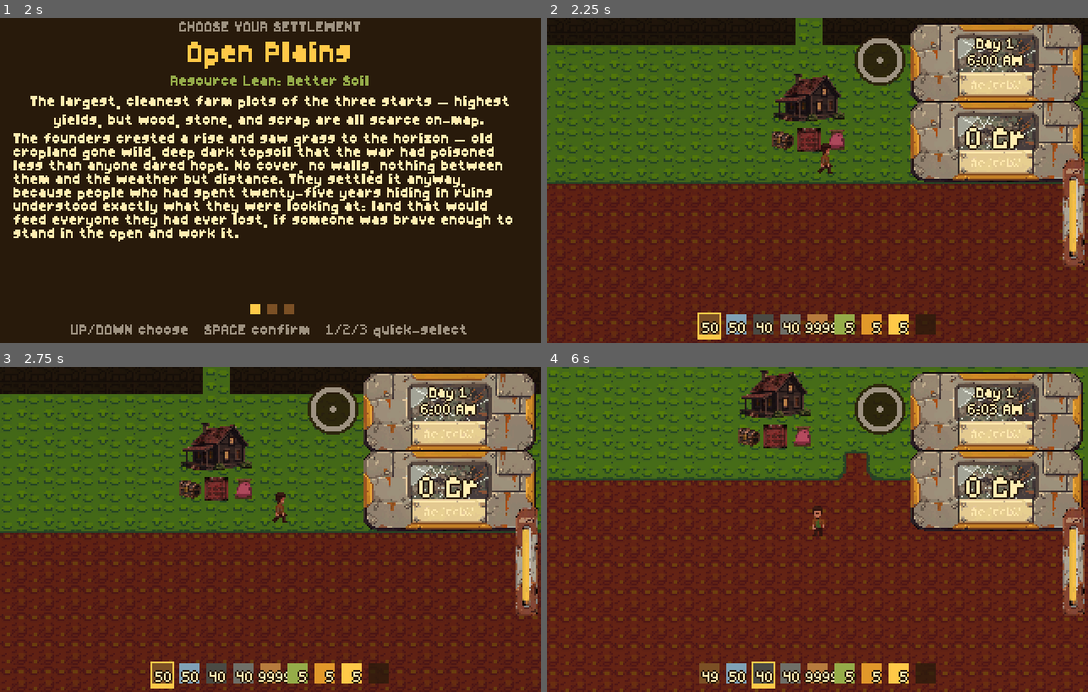
Above: before the commit, frames 1-4 (two rows, left to right).
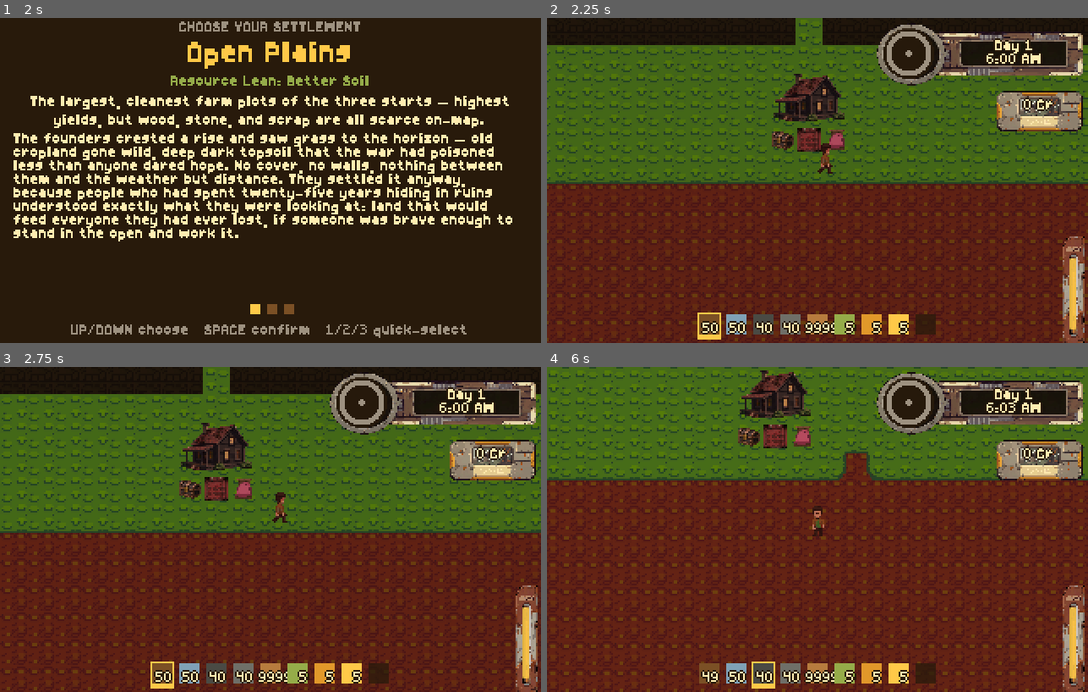
Above: after the commit, the same moments.

Repository: Sarvesh2304/wasteland-harvest
Game: Godot game, scene res://scenes/title_screen.tscn
Same seed, same stepped clock (60 frames per second), same inputs: the game is played once before the commit and once after it.
Inputs (mouse positions are in pixels of both pictures, inside the frame that each line leads up to):
- Up to frame 1 (2 s): tap Enter at 0.5 s; move the mouse to (389, 164) at 0.52 s; hold D (move_right) 0.53-1.25 s; hold Q (build_cycle) 0.53-1.25 s; click (389, 164) at 0.67 s; tap Space (use_tool) at 1.25 s; drag from (162, 196) to (243, 245) at 1.27 s
- Up to frame 2 (2.25 s): tap Enter at 2 s; move the mouse to (871, 109) at 2.02 s; hold D (move_right) from 2.03 s (still down); hold 1 (hotbar_slot_1) from 2.03 s (still down); click (871, 109) at 2.17 s
- Up to frame 3 (2.75 s): keep holding D (move_right); keep holding 1 (hotbar_slot_1)
- Up to frame 4 (6 s): release D (move_right) at 2.75 s; release 1 (hotbar_slot_1) at 2.75 s; drag from (790, 594) to (655, 480) at 2.77 s; tap Space (use_tool) at 3.5 s; move the mouse to (979, 578) at 3.52 s; hold A (move_left) 3.53-4.25 s; hold 3 (hotbar_slot_3) 3.53-4.25 s; click (979, 578) at 3.67 s; drag from (655, 480) to (736, 448) at 4.27 s; tap Enter at 5 s; move the mouse to (844, 529) at 5.02 s; hold S (move_down) 5.03-5.75 s; hold Q (build_cycle) 5.03-5.75 s; click (844, 529) at 5.17 s; drag from (736, 448) to (709, 545) at 5.77 s

Frame 1 is identical in both runs. In frame 2, 17% of the frame differs, in the area x 56-100%, y 2-100%; in frame 3, 17%; in frame 4, 17%, in the area x 56-100%, y 1-100%.

Commit message:
Fuse HUD day sign + dial into one graphic, relocate energy bar near hotbar
Matches the real Stardew Valley HUD Sarvesh referenced: one welded
dial+signpost widget instead of a separate plaque and standalone dial,
a visibly smaller matching credits sign below it, and the energy bar
moved out of the top-right column to sit near the hotbar at the
bottom of the screen. No weather/season slots on the new sign since
neither system exists in DayManager yet.

Co-Authored-By: Claude Sonnet 5 <noreply@anthropic.com>

Diff:
--- a/scenes/hud.tscn
+++ b/scenes/hud.tscn
@@ -2,6 +2,7 @@
 
 [ext_resource type="Script" uid="uid://b12pixu32q355" path="res://scripts/hud.gd" id="1_script"]
 [ext_resource type="Texture2D" uid="uid://dv417hi35hixd" path="res://art/ui/hud_plaque.png" id="2_plaque"]
+[ext_resource type="Texture2D" uid="uid://bi4h5ei0dmf3e" path="res://art/ui/hud_day_sign.png" id="5_daysign"]
 [ext_resource type="Texture2D" uid="uid://ba3levq4ypbix" path="res://art/ui/energy_bar_frame.png" id="3_barframe"]
 [ext_resource type="Script" path="res://scripts/day_dial.gd" id="4_daydial"]
 
@@ -26,30 +27,30 @@
 grow_vertical = 2
 mouse_filter = 2
 
-[node name="ClockPanel" type="TextureRect" parent="Root" unique_id=846710134]
+[node name="DaySign" type="TextureRect" parent="Root" unique_id=846710134]
 layout_mode = 1
 anchors_preset = 1
 anchor_left = 1.0
 anchor_right = 1.0
-offset_left = -105.0
+offset_left = -125.0
 offset_top = 3.0
 offset_right = -3.0
-offset_bottom = 46.0
+offset_bottom = 40.0
 grow_horizontal = 0
 mouse_filter = 2
-texture = ExtResource("2_plaque")
+texture = ExtResource("5_daysign")
 stretch_mode = 3
 
-[node name="DayLabel" type="Label" parent="Root/ClockPanel" unique_id=1473986878]
-unique_name_in_owner = true
-layout_mode = 1
-anchors_preset = 15
-anchor_right = 1.0
-anchor_bottom = 1.0
-offset_left = 24.0
-offset_top = 5.0
-offset_right = -24.0
-offset_bottom = -27.0
+[node name="DayLabel" type="Label" parent="Root/DaySign" unique_id=1473986878]
+unique_name_in_owner = true
+layout_mode = 1
+anchors_preset = 15
+anchor_right = 1.0
+anchor_bottom = 1.0
+offset_left = 51.0
+offset_top = 10.0
+offset_right = -10.0
+offset_bottom = -19.0
 grow_horizontal = 2
 grow_vertical = 2
 theme_override_colors/font_color = Color(1, 0.929412, 0.694118, 1)
@@ -59,16 +60,16 @@
 horizontal_alignment = 1
 vertical_alignment = 1
 
-[node name="ClockLabel" type="Label" parent="Root/ClockPanel" unique_id=288122361]
-unique_name_in_owner = true
-layout_mode = 1
-anchors_preset = 15
-anchor_right = 1.0
-anchor_bottom = 1.0
-offset_left = 24.0
-offset_top = 15.0
-offset_right = -24.0
-offset_bottom = -17.0
+[node name="ClockLabel" type="Label" parent="Root/DaySign" unique_id=288122361]
+unique_name_in_owner = true
+layout_mode = 1
+anchors_preset = 15
+anchor_right = 1.0
+anchor_bottom = 1.0
+offset_left = 51.0
+offset_top = 18.0
+offset_right = -10.0
+offset_bottom = -11.0
 grow_horizontal = 2
 grow_vertical = 2
 theme_override_colors/font_color = Color(1, 0.929412, 0.694118, 1)
@@ -78,19 +79,30 @@
 horizontal_alignment = 1
 vertical_alignment = 1
 
+[node name="DayDial" type="Control" parent="Root/DaySign" unique_id=846710136]
+unique_name_in_owner = true
+layout_mode = 1
+anchors_preset = 0
+offset_left = 4.0
+offset_top = 3.0
+offset_right = 34.0
+offset_bottom = 33.0
+mouse_filter = 2
+script = ExtResource("4_daydial")
+
 [node name="CreditsPlaque" type="TextureRect" parent="Root" unique_id=846710135]
 layout_mode = 1
 anchors_preset = 1
 anchor_left = 1.0
 anchor_right = 1.0
-offset_left = -89.0
-offset_top = 49.0
+offset_left = -54.0
+offset_top = 43.0
 offset_right = -3.0
-offset_bottom = 83.0
+offset_bottom = 67.0
 grow_horizontal = 0
 mouse_filter = 2
 texture = ExtResource("2_plaque")
-stretch_mode = 3
+expand_mode = 1
 
 [node name="CreditsLabel" type="Label" parent="Root/CreditsPlaque" unique_id=1473986879]
 unique_name_in_owner = true
@@ -98,44 +110,32 @@
 anchors_preset = 15
 anchor_right = 1.0
 anchor_bottom = 1.0
-offset_left = 16.0
-offset_top = 6.0
-offset_right = -16.0
-offset_bottom = -6.0
+offset_left = 6.0
+offset_top = 1.0
+offset_right = -6.0
+offset_bottom = -7.0
 grow_horizontal = 2
 grow_vertical = 2
 theme_override_colors/font_color = Color(1, 0.929412, 0.694118, 1)
 theme_override_colors/font_outline_color = Color(0.156863, 0.101961, 0.043137, 1)
 theme_override_constants/outline_size = 2
-theme_override_font_sizes/font_size = 16
 text = "0 Cr"
 horizontal_alignment = 1
 vertical_alignment = 1
 
-[node name="DayDial" type="Control" parent="Root" unique_id=846710136]
-unique_name_in_owner = true
-layout_mode = 1
-anchors_preset = 1
+[node name="EnergyBar" type="Control" parent="Root" unique_id=326996762]
+layout_mode = 1
+anchors_preset = 3
 anchor_left = 1.0
-anchor_right = 1.0
-offset_left = -138.0
-offset_top = 10.0
-offset_right = -108.0
-offset_bottom = 40.0
+anchor_top = 1.0
+anchor_right = 1.0
+anchor_bottom = 1.0
+offset_left = -15.0
+offset_top = -60.0
+offset_right = -3.0
+offset_bottom = -2.0
 grow_horizontal = 0
-mouse_filter = 2
-script = ExtResource("4_daydial")
-
-[node name="EnergyBar" type="Control" parent="Root" unique_id=326996762]
-layout_mode = 1
-anchors_preset = 1
-anchor_left = 1.0
-anchor_right = 1.0
-offset_left = -15.0
-offset_top = 86.0
-offset_right = -3.0
-offset_bottom = 144.0
-grow_horizontal = 0
+grow_vertical = 0
 mouse_filter = 2
 
 [node name="Frame" type="TextureRect" parent="Root/EnergyBar" unique_id=252243193]
--- a/scripts/day_dial.gd
+++ b/scripts/day_dial.gd
@@ -1,18 +1,23 @@
 extends Control
 ## Day-progress dial (playtest feedback, 2026-07-11 HUD redesign session): a small clock-face
-## meter parked beside the day/clock plaque, showing how far the player is through the current
-## in-game day. Fills clockwise from empty (6:00 AM, the day's start per DayManager) back to
-## empty as DayManager.minutes_into_day advances, then snaps back to empty the instant a new day
-## starts — day_progress_fraction() below is a plain wrap (fposmod), so it never needs its own
-## "day changed" signal wiring; hud.gd just re-derives it from time_changed every tick like the
-## rest of the clock display.
+## meter showing how far the player is through the current in-game day. Fills clockwise from
+## empty (6:00 AM, the day's start per DayManager) back to empty as DayManager.minutes_into_day
+## advances, then snaps back to empty the instant a new day starts — day_progress_fraction()
+## below is a plain wrap (fposmod), so it never needs its own "day changed" signal wiring;
+## hud.gd just re-derives it from time_changed every tick like the rest of the clock display.
 ##
-## Drawn procedurally via _draw() rather than as a new PixelLab plaque bitmap: a vector arc is
-## exactly crisp at any control size (no nearest-neighbor integer-scale concerns at all, unlike
-## the plaque textures or the pixel font — see art/ui/README.md), and reuses the HUD's already-
-## established palette (GDD.md §9: scavenged metal ring, warm near-black backing, lamplight gold
-## fill, the same gold as EnergyBar's fill and the plaque's cracked-glass highlights) so it reads
-## as part of the same corner cluster rather than a new, unrelated visual language.
+## Hosting (second 2026-07-11 pass, Stardew-fusion follow-up): originally a standalone Control
+## parked beside the old ClockPanel plaque; now a child of hud.tscn's DaySign TextureRect
+## (art/ui/hud_day_sign.png — a fused dial+signpost graphic, see art/ui/README.md), sized and
+## positioned to sit exactly on the bitmap's welded dial bezel. The rendering below is unchanged
+## by that move and is still fully procedural (_draw(), vector arcs — exactly crisp at any size,
+## no nearest-neighbor integer-scale concerns unlike the plaque textures or the pixel font): the
+## backing disc deliberately covers the bitmap's baked glass face, so the bitmap contributes the
+## welded metal bezel AROUND the dial while this control owns everything INSIDE it — guaranteed
+## contrast for the fill regardless of what the generated glass texture looked like. Palette is
+## the HUD's established set (GDD.md §9: scavenged metal ring, warm near-black backing,
+## lamplight gold fill, the same gold as EnergyBar's fill) so vector and bitmap read as one
+## object, not an overlay.
 
 const RING_COLOR := Color("#9d9180")          # scavenged metal — GDD.md §9
 const BACKING_COLOR := Color("#281a0b", 0.85) # warm near-black, matches plaque/label outlines
--- a/scripts/hud.gd
+++ b/scripts/hud.gd
@@ -33,6 +33,22 @@
 ## scenes/hud.tscn's CreditsPlaque node) and shrank the whole corner cluster. That same session
 ## added the day-progress dial (%DayDial, scripts/day_dial.gd) beside the clock plaque — see
 ## _on_time_changed below for its wiring.
+##
+## Stardew-fusion pass (2026-07-11, second HUD session, from a real Stardew screenshot Sarvesh
+## shared): the separate ClockPanel plaque + standalone DayDial were replaced by ONE fused
+## graphic — DaySign (art/ui/hud_day_sign.png, a salvaged-metal dial welded onto a scrap-wood
+## sign), with %DayLabel/%ClockLabel rendering inside the sign's glass window and %DayDial now a
+## child Control aligned to the bitmap's dial bezel (its vector fill math/rendering unchanged —
+## see scripts/day_dial.gd's hosting note). No weather/season slots on the sign: DayManager has
+## neither system yet, and the established convention (see art/ui/README.md's deferred
+## season-icon note) is not to fake a system that doesn't exist. Matching Stardew's actual
+## layout, the EnergyBar also left the top-right column: it now sits bottom-right, its base
+## aligned with the Hotbar's, so the "spend energy using the tool in your hand" readout lives
+## next to the hand instead of across the screen. CreditsPlaque keeps hud_plaque.png but now
+## draws at an exact half-scale 51x24 with native-8px text (was: native 102x48 with 16px text,
+## which screenshot review showed reading BIGGER than the new day sign — backwards from the
+## Stardew reference, where gold is the smaller matching sign below; see art/ui/README.md's
+## Stardew-fusion section for the integer-scale caveat on that rect).
 ##
 ## HUD shrink note (2026-07-11, same session): "shrink ~10%" was applied to panel/plaque
 ## graphics, gaps, and the energy bar frame — NOT to any font_size or a blanket Control.scale.
Binary file added: art/ui/hud_day_sign.png
Not shown, added: art/ui/hud_day_sign.png.import
Not shown, added: scripts/day_dial.gd.uid
Not shown, added: tests/test_day_dial.gd.uid
Not shown, added: tools/screenshot_hud_redesign.gd.uid
